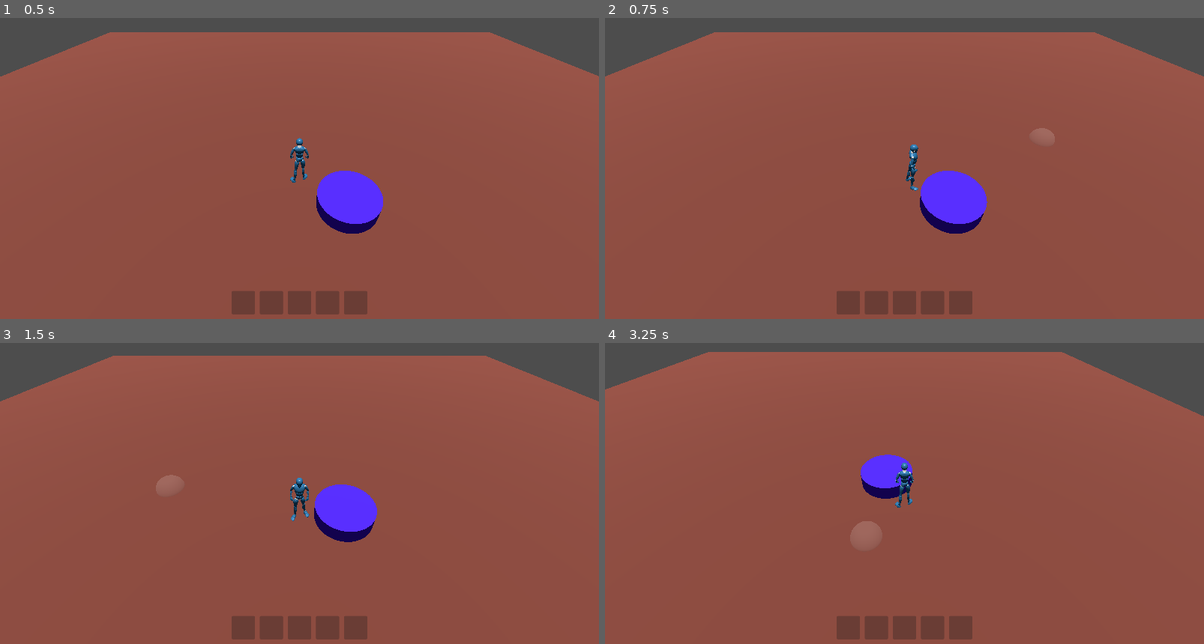
Above: before the commit, frames 1-4 (two rows, left to right).
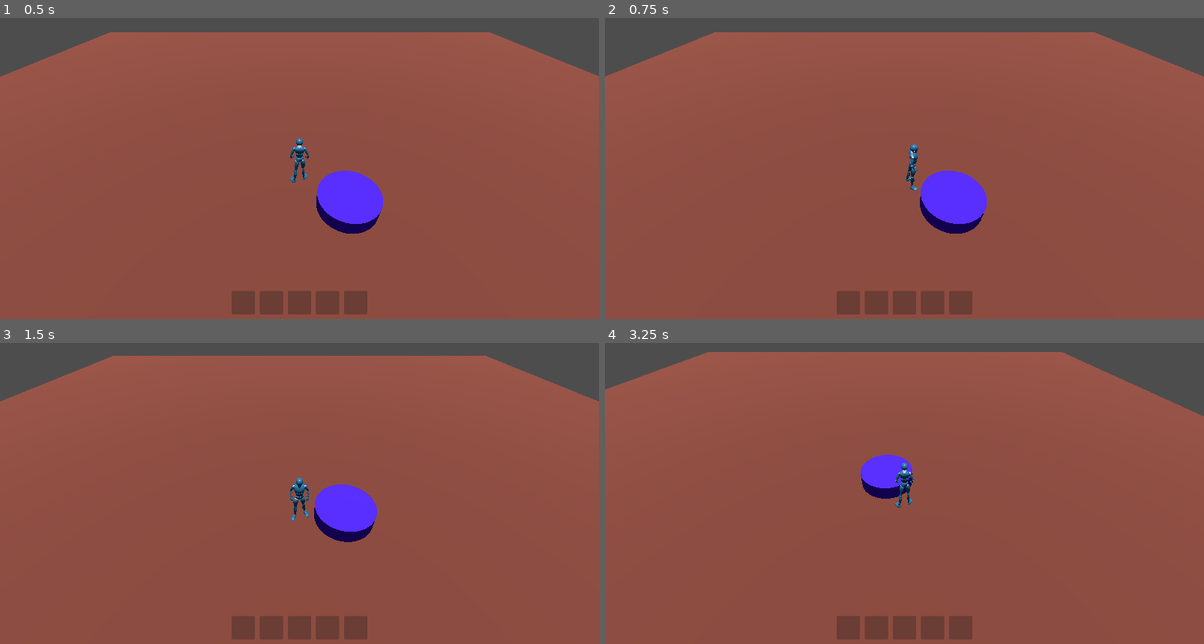
Above: after the commit, the same moments.

Repository: CapsCollective/sunflower
Game: Godot game, scene res://assets/common/scenes/game_world.tscn
Same seed, same stepped clock (60 frames per second), same inputs: the game is played once before the commit and once after it.
Inputs (mouse positions are in pixels of both pictures, inside the frame that each line leads up to):
- Up to frame 1 (0.5 s): no input
- Up to frame 2 (0.75 s): tap Enter (ui_accept) at 0.5 s; move the mouse to (1036, 135) at 0.52 s; hold D (move_right) from 0.53 s (still down); hold Right mouse button (rmb_down) from 0.53 s (still down)
- Up to frame 3 (1.5 s): tap Enter (ui_accept) at 0.77, 0.8, 1.07, 1.35 s; move the mouse to (179, 493) at 1.27 s; release D (move_right) at 1.28 s; release Right mouse button (rmb_down) at 1.28 s; hold S (move_back) from 1.28 s (still down)
- Up to frame 4 (3.25 s): tap Enter (ui_accept) at 1.52, 1.82, 2.3, 3.02 s; right-click (784, 493) at 1.55 s; move the mouse to (964, 403) at 2.02 s; release S (move_back) at 2.03 s; press the mouse at (964, 403) at 2.03 s; hold D (move_right) 2.03-2.78 s; move the mouse to (874, 541) at 2.77 s; release the mouse at (874, 541) at 2.78 s; hold W (move_forward) from 2.78 s (still down); right-click (874, 541) at 2.85 s

Frame 1 is identical in both runs. In frame 2, less than 0.1% of the frame differs, in the area x 71-76%, y 36-40%; in frame 3, 0.1%; in frame 4, 0.2%, in the area x 40-46%, y 59-66%.

Commit message:
Hooked up item selection to crop placement action

Diff:
--- a/assets/character/scripts/player_character.gd
+++ b/assets/character/scripts/player_character.gd
@@ -1,14 +1,25 @@
 class_name PlayerCharacter extends Character
+
+const player_ui_scn = preload("res://assets/items/scenes/hotbar.tscn")
+const selection_cursor_scn = preload("res://assets/character/scenes/selection_cursor.tscn")
 
 var selection_cursor: SelectionCursor = null
 
 func _ready():
 	super._ready()
+	GameManager.game_world.ui.add_child(player_ui_scn.instantiate())
 	await get_tree().create_timer(0.01).timeout
 	GameManager.current_zone.game_cam.subject = self
-	selection_cursor = preload("res://assets/character/scenes/selection_cursor.tscn").instantiate()
+	selection_cursor = selection_cursor_scn.instantiate()
 	selection_cursor.visible = false
 	add_sibling(selection_cursor)
+	GameManager.item_selected.connect(on_item_selected)
+
+func on_item_selected(item: String):
+	selection_cursor.cell_select_predicate = func(cell: Vector2i):
+		var crop_zone = Savegame.player.crops.get(GameManager.current_zone.id)
+		return not crop_zone or crop_zone.get(cell) == null
+	selection_cursor.visible = not item.is_empty()
 
 func _unhandled_input(event):
 	if event.is_action("lmb_down") and event.is_action_pressed("lmb_down"):
@@ -22,12 +33,9 @@
 			if cell and GameManager.current_zone.grid.is_cell_valid(cell):
 				run_action(CharacterActionPlantCrop.new(self, cell))
 				selection_cursor.visible = false
+				# TODO deselect the item
 		get_viewport().set_input_as_handled()
 	elif event.is_action("ui_accept") and event.is_action_released("ui_accept"):
-		selection_cursor.cell_select_predicate = func(cell: Vector2i):
-			var crop_zone = Savegame.player.crops.get(GameManager.current_zone.id)
-			return not crop_zone or crop_zone.get(cell) == null
-		selection_cursor.visible = not selection_cursor.visible
 		get_viewport().set_input_as_handled()
 
 func _physics_process(delta):
--- a/assets/common/scenes/game_world.tscn
+++ b/assets/common/scenes/game_world.tscn
@@ -1,7 +1,6 @@
-[gd_scene load_steps=4 format=3 uid="uid://bydw6c7tltpyk"]
+[gd_scene load_steps=3 format=3 uid="uid://bydw6c7tltpyk"]
 
 [ext_resource type="Script" path="res://assets/common/scripts/game_world.gd" id="1_cr035"]
-[ext_resource type="PackedScene" uid="uid://mv31dkpkfdb" path="res://assets/items/scenes/hotbar.tscn" id="2_0dovd"]
 [ext_resource type="PackedScene" uid="uid://klq80i004brf" path="res://assets/debug/common/scenes/debug_display.tscn" id="2_elnij"]
 
 [node name="GameWorld" type="Node"]
@@ -10,6 +9,13 @@
 
 [node name="CurrentScene" type="Node" parent="."]
 
-[node name="Hotbar" parent="." instance=ExtResource("2_0dovd")]
+[node name="CurrentUI" type="Control" parent="."]
+layout_mode = 3
+anchors_preset = 15
+anchor_right = 1.0
+anchor_bottom = 1.0
+grow_horizontal = 2
+grow_vertical = 2
+mouse_filter = 2
 
 [node name="DebugDisplay" parent="." instance=ExtResource("2_elnij")]
--- a/assets/common/scripts/game_manager.gd
+++ b/assets/common/scripts/game_manager.gd
@@ -33,6 +33,7 @@
 var selected_item: String:
 	set(item_id):
 		selected_item = item_id
+		item_selected.emit(selected_item)
 
 func _ready():
 	Savegame.load_file()
--- a/assets/common/scripts/game_world.gd
+++ b/assets/common/scripts/game_world.gd
@@ -4,6 +4,8 @@
 @export_file("*.scn", "*.tscn") var entrypoint_scene: String
 
 var level_args: Dictionary
+
+@onready var ui = $CurrentUI
 
 func _ready():
 	GameManager.game_world = self
@@ -14,6 +16,8 @@
 	var new_scene = ResourceLoader.load(scene_path).instantiate()
 	for child in $CurrentScene.get_children():
 		child.queue_free()
+	for child in ui.get_children():
+		child.queue_free()
 	level_args = args
 	$CurrentScene.add_child(new_scene)
 	Utils.log_info("Levels", "Finished loading level \"", new_scene.name, "\"", " with args ", args)
--- a/assets/items/scripts/hotbar.gd
+++ b/assets/items/scripts/hotbar.gd
@@ -22,4 +22,4 @@
 			instance.item_id = Savegame.player.hotbar[slot]
 
 func on_item_selected(button: HotbarItem):
-	GameManager.selected_item = button.item_id
+	GameManager.selected_item = button.item_id if button.item_id != GameManager.selected_item else String()
